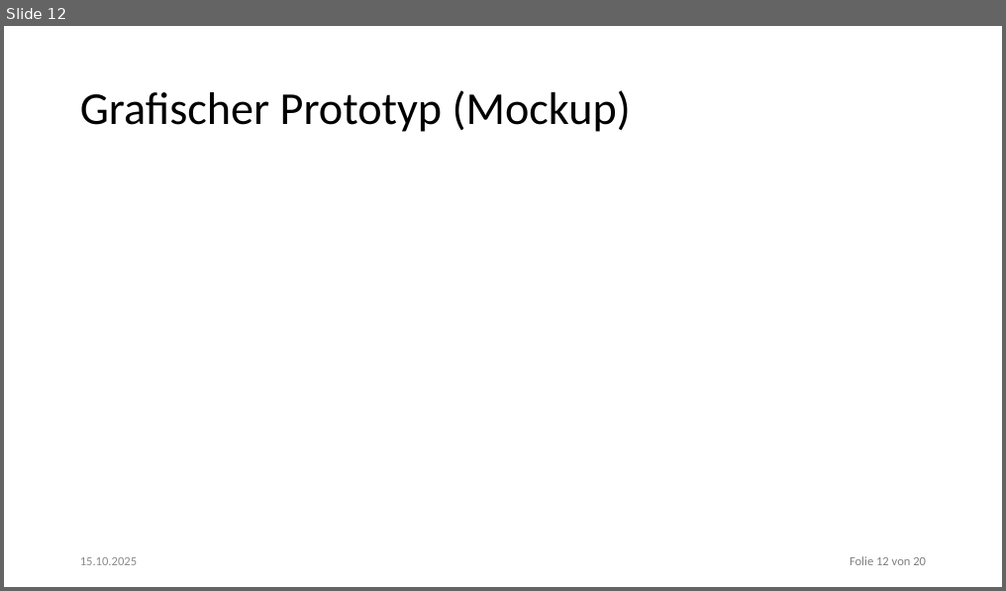
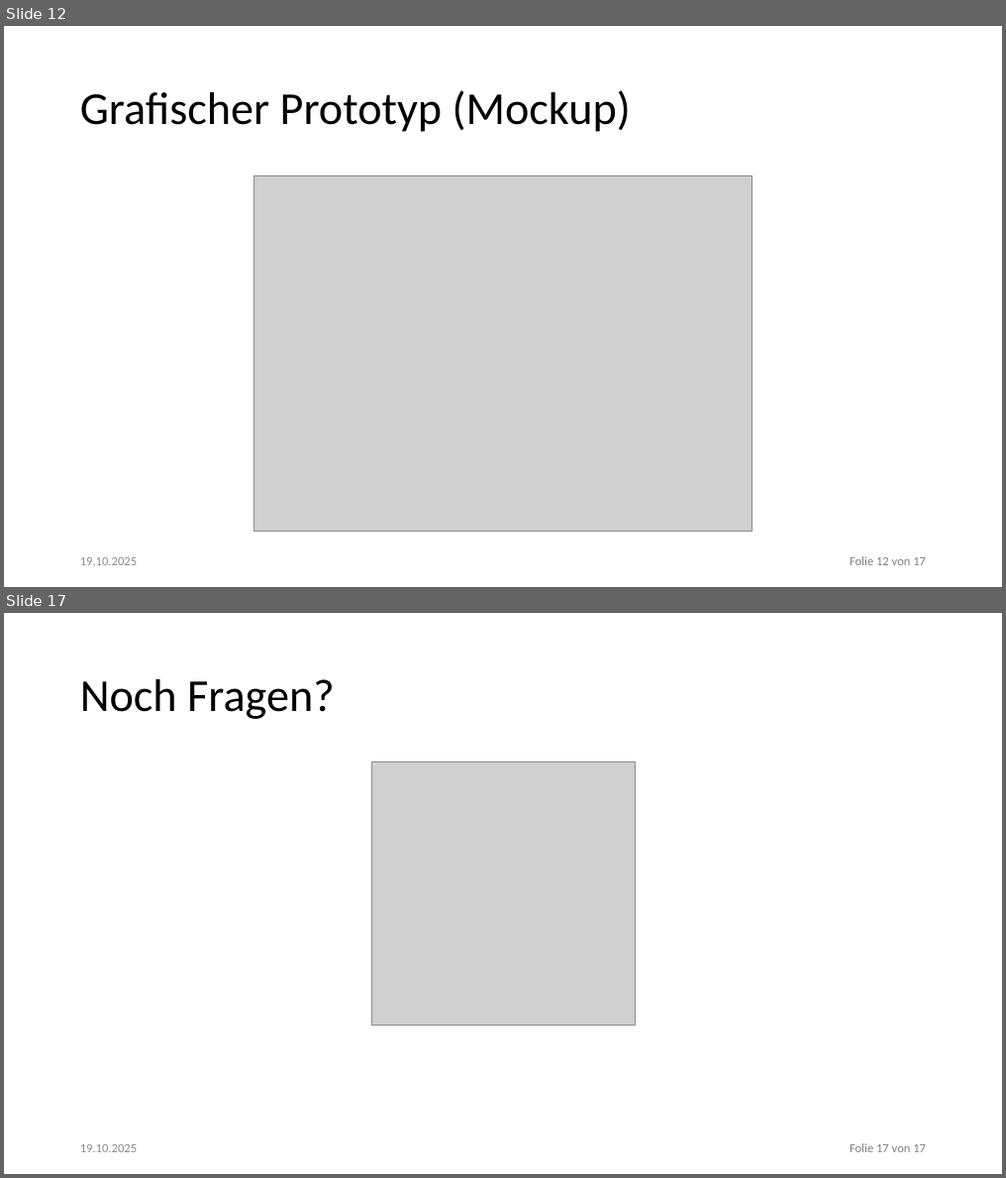
Before and after one commit to StrumpfHD/PraktikumWebAnwendungen2_Kombis, a slide deck: Geschaeftsvorschlag_Smart_Home_Dashboard.pptx. Shown one above the other, each under a label of ours: slide 12 before the commit, slides 12 and 17 after it; the slides between them are not shown. The pictures are 1006x591 and 1006x1178 pixels, drawn with LibreOffice and Linux fonts; fonts in the diff are those of the drawing; grey boxes stand for pictures; background and template pictures are left out. Boxes give left, top, right and bottom in pixels: in the first picture for what was removed or moved away, otherwise in the second. Text is boxed around its words. In the diff, an @@ line names an element or a change of style, - is before the commit and + after.

```diff
--- a/Geschaeftsvorschlag_Smart_Home_Dashboard.pptx
+++ b/Geschaeftsvorschlag_Smart_Home_Dashboard.pptx
@@ slide 17 added at <box>4,613,1002,1174</box>, background #FFFFFF; not listed: 1 template element that a slide beside it also shows @@
@@ title added at <box>80,679,335,719</box>, 44 pt, text #000000 @@
+Noch Fragen?
@@ picture added at <box>371,761,635,1026</box> @@
@@ text added at <box>80,1145,137,1153</box>, 12 pt, text #8C8C8C @@
+19.10.2025
@@ slide 12 changed as well @@
@@ picture added at <box>254,175,751,532</box> @@
@@ text at <box>849,557,926,566</box>: text changed @@
-Folie 12 von 20
+Folie 12 von 17
```
Also in this commit, not shown: 11 other slides changed, 5 other slides added.
